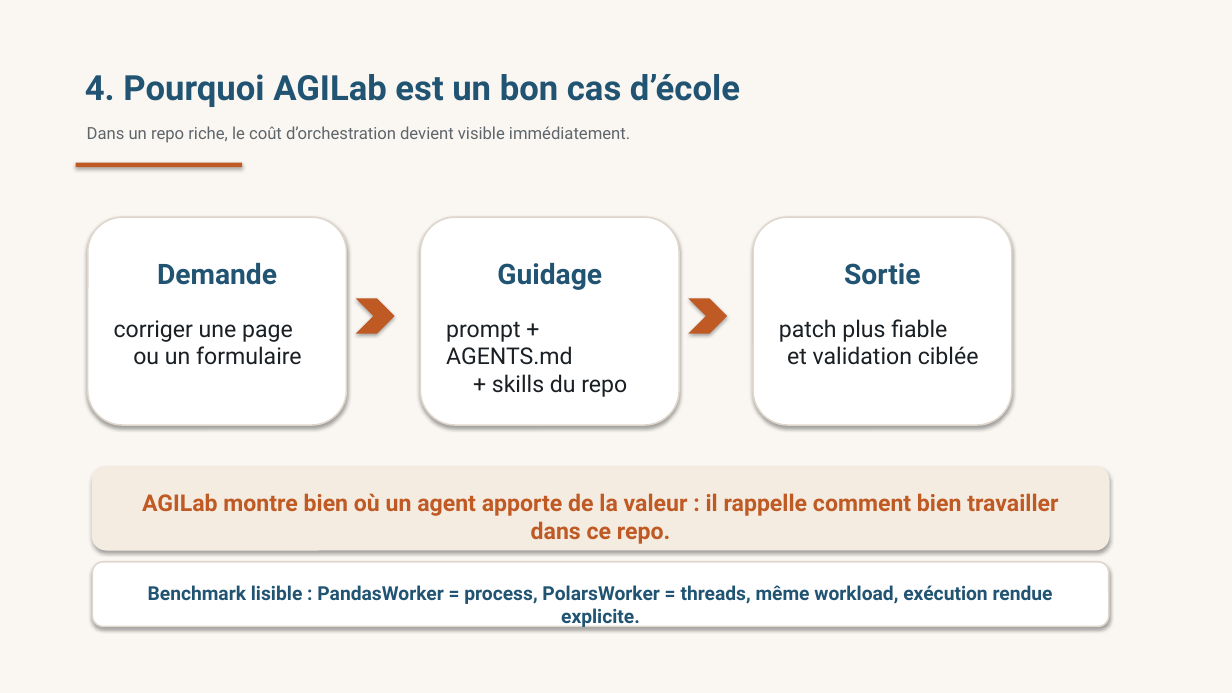
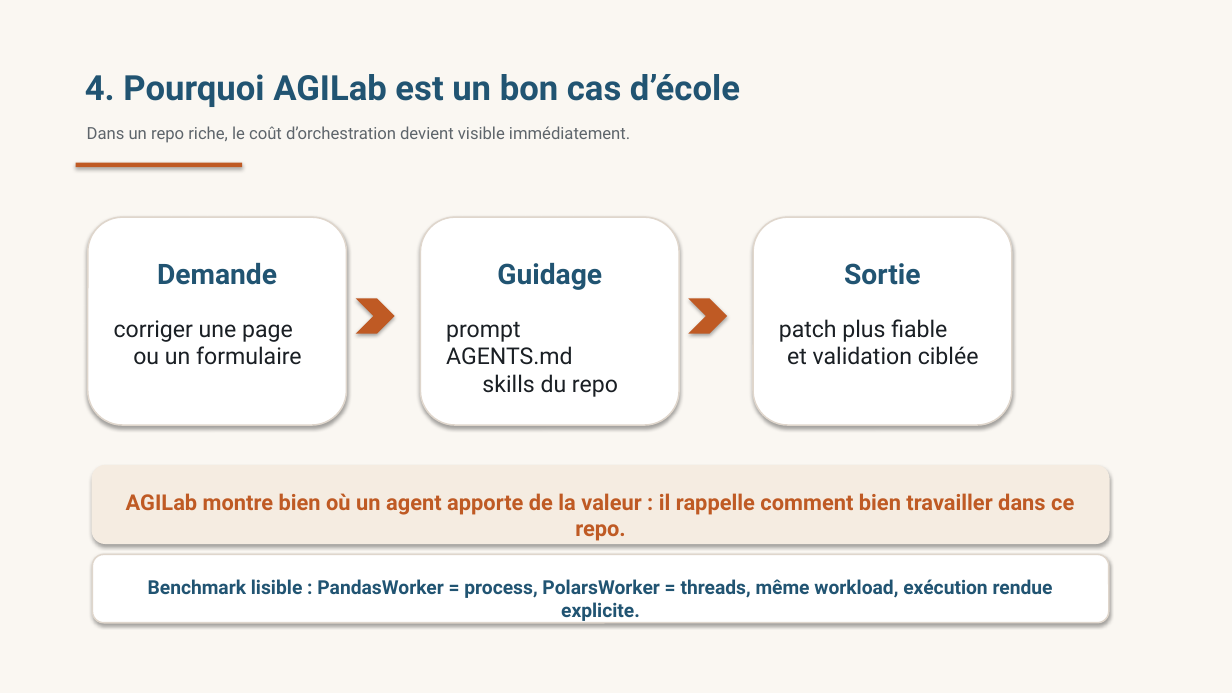
Before and after one commit to ThalesGroup/agilab, a slide deck: slide 4 of docs/source/TP Prompt Ingénierie.pptx. Drawn at 1232x693 pixels with LibreOffice and Linux fonts; fonts in the diff are those of the drawing. Boxes give left, top, right and bottom in pixels: in the first picture for what was removed or moved away, otherwise in the second. Text is boxed around its words. In the diff, an @@ line names an element or a change of style, - is before the commit and + after.

Commit message:
docs(slides): simplify prompt deck layout

```diff
--- a/docs/source/TP Prompt Ingénierie.pptx
+++ b/docs/source/TP Prompt Ingénierie.pptx
@@ text at (x1=446, y1=322, x2=618, y2=397): text changed @@
-prompt + AGENTS.md
-+ skills du repo
+prompt
+AGENTS.md
+skills du repo
@@ rounded rectangle resized from (x1=92, y1=467, x2=1109, y2=550) to (x1=92, y1=466, x2=1109, y2=543) @@
@@ text "AGILab montre bien où un ..." at (x1=126, y1=493, x2=1074, y2=515): size 18 to 17 pt @@
@@ rounded rectangle moved from (x1=92, y1=562, x2=1109, y2=627) to (x1=92, y1=555, x2=1109, y2=623) @@
@@ text "Benchmark lisible : PandasWorker = ..." moved from (x1=148, y1=585, x2=1053, y2=604) to (x1=148, y1=579, x2=1053, y2=598) @@
```
Also in this commit, not shown: 4 other slides changed, 1 other file.
